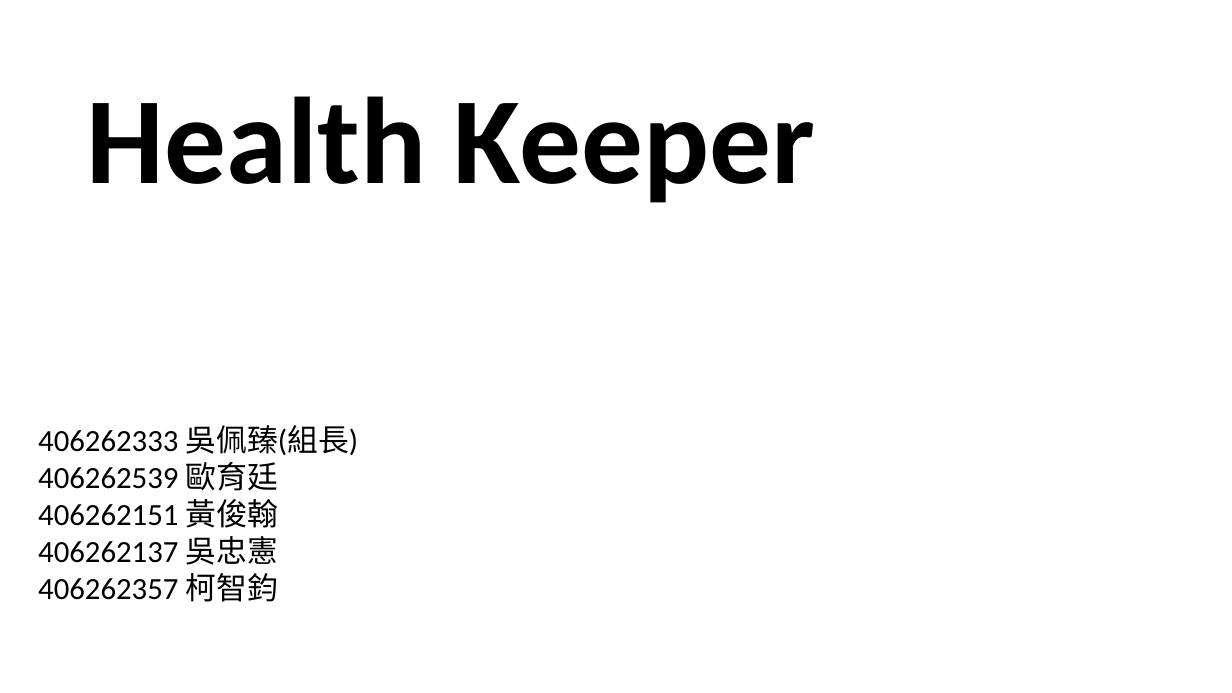
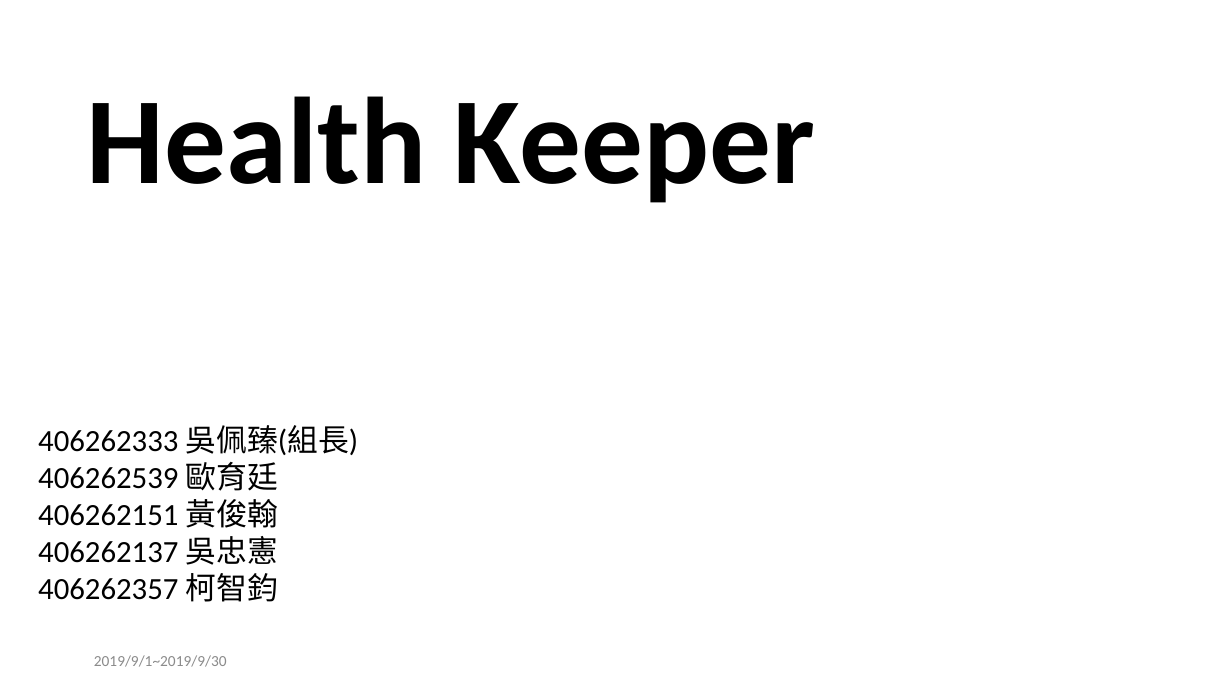
Before and after one commit to amy58328/DataBase, a slide deck: slide 1 of 資料庫專題/Health Keeper.pptx. Drawn at 1232x693 pixels with LibreOffice and Linux fonts; fonts in the diff are those of the drawing; background and template pictures are left out. Boxes give left, top, right and bottom in pixels: in the first picture for what was removed or moved away, otherwise in the second. Text is boxed around its words. In the diff, an @@ line names an element or a change of style, - is before the commit and + after.

```diff
--- a/資料庫專題/Health Keeper.pptx
+++ b/資料庫專題/Health Keeper.pptx
@@ text added at [94,655,227,667], 12 pt, text #8C8C8C @@
+2019/9/1~2019/9/30
```
Also in this commit, not shown: 4 other slides changed, 6 slides added, 1 slide removed.
